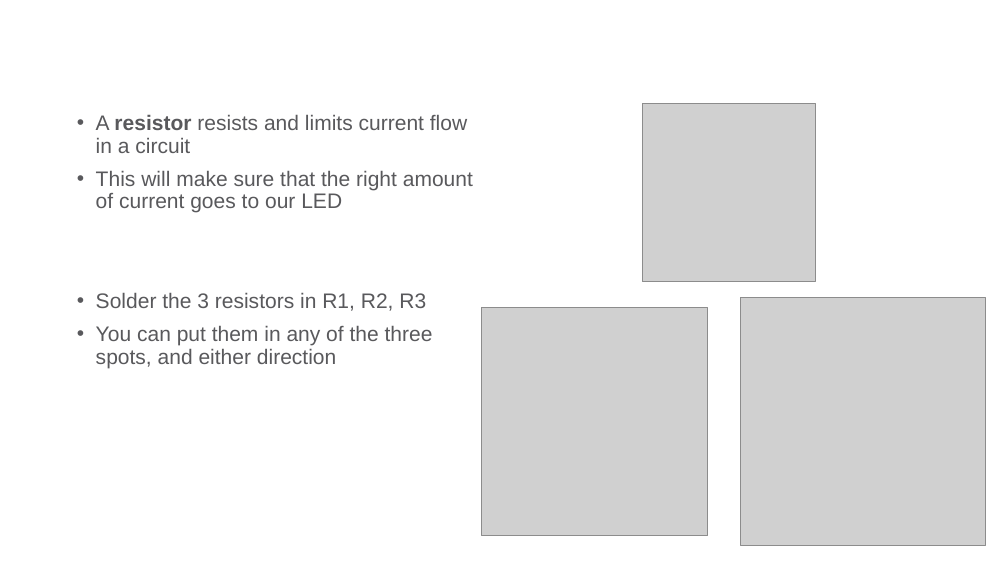
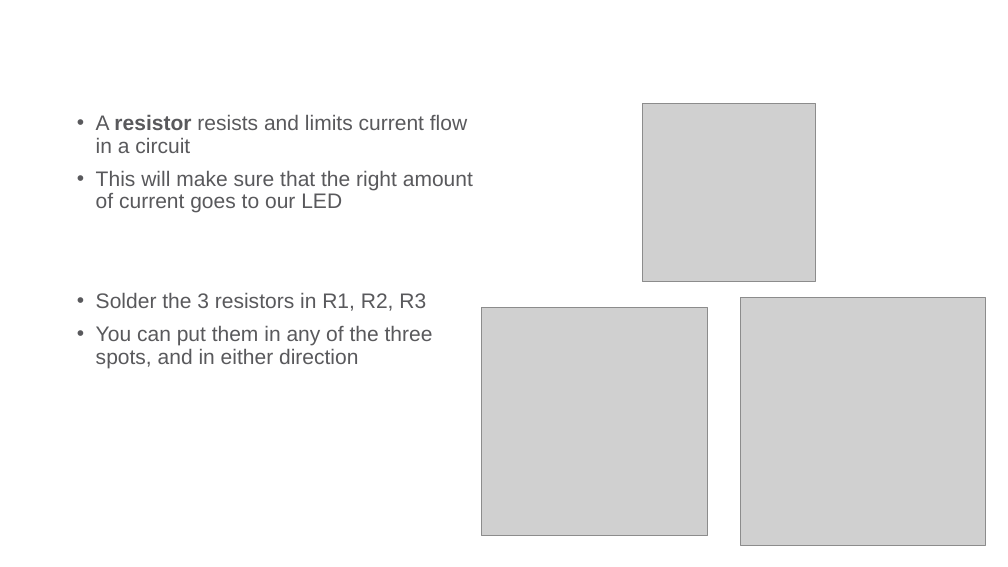
Before and after one commit to y-board/mini-workshop, a slide deck: slide 3 of presentation/yboard_mini_instructions.pptx. Drawn at 1008x567 pixels with LibreOffice and Linux fonts; fonts in the diff are those of the drawing; grey boxes stand for pictures; background and template pictures are left out. Boxes give left, top, right and bottom in pixels: in the first picture for what was removed or moved away, otherwise in the second. Text is boxed around its words. In the diff, an @@ line names an element or a change of style, - is before the commit and + after.

Commit message:
Fix some typos

```diff
--- a/presentation/yboard_mini_instructions.pptx
+++ b/presentation/yboard_mini_instructions.pptx
@@ text at <box>96,326,433,368</box>: text changed @@
-• You can put them in any of the three spots, and either direction
+• You can put them in any of the three spots, and in either direction
```
Also in this commit, not shown: 5 other slides changed.
